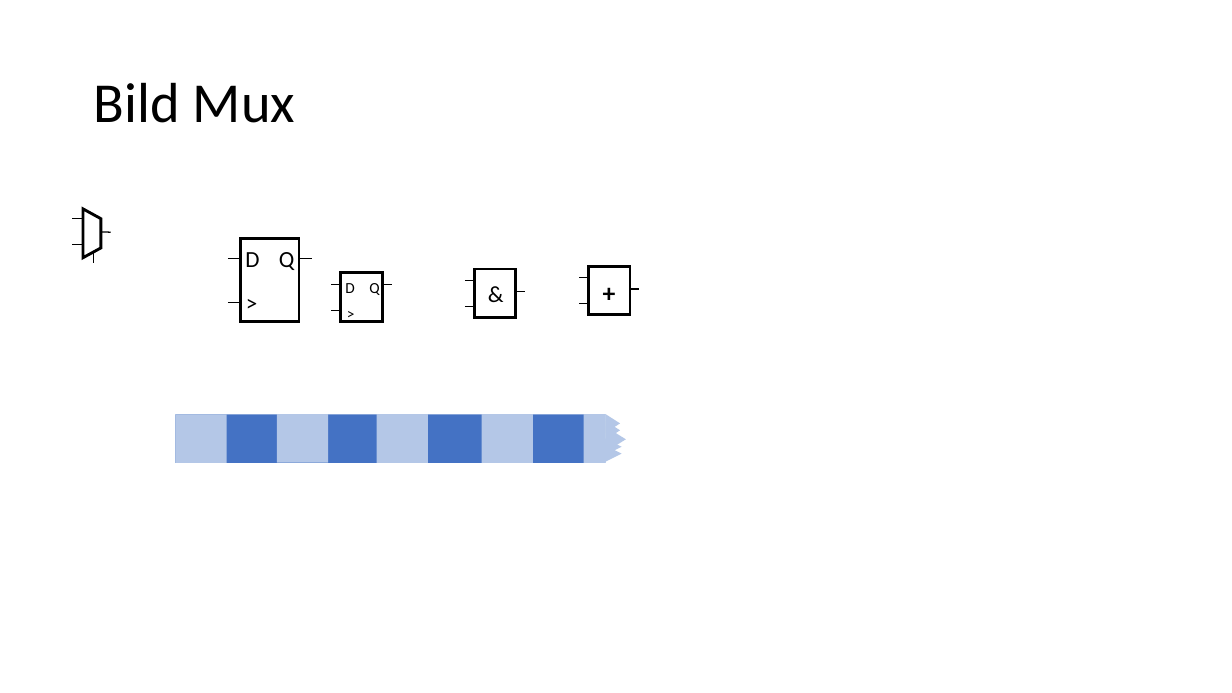
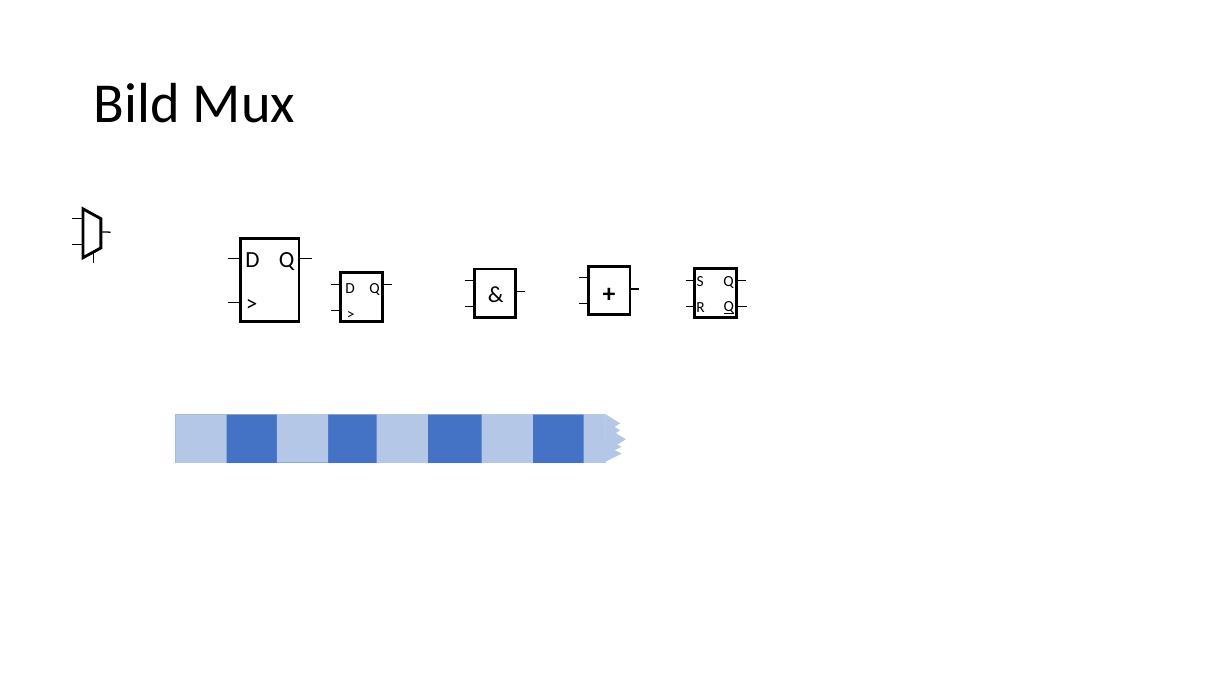
Before and after one commit to Chriss95De/Bachelors-Thesis-VHDL-Pattern-Detection, a slide deck: slide 3 of Dokumentation/Stand Oster/Grafiken.pptx. Drawn at 1232x693 pixels with LibreOffice and Linux fonts; fonts in the diff are those of the drawing. Boxes give left, top, right and bottom in pixels: in the first picture for what was removed or moved away, otherwise in the second. Text is boxed around its words. In the diff, an @@ line names an element or a change of style, - is before the commit and + after.

```diff
--- a/Dokumentation/Stand Oster/Grafiken.pptx
+++ b/Dokumentation/Stand Oster/Grafiken.pptx
@@ group added at <box>686,269,747,317</box>: 4 texts, 4 lines, 1 rectangle @@
+R
+S
+Q
+Q
```
Also in this commit, not shown: 2 other slides changed, 4 slides added, 15 other files.
